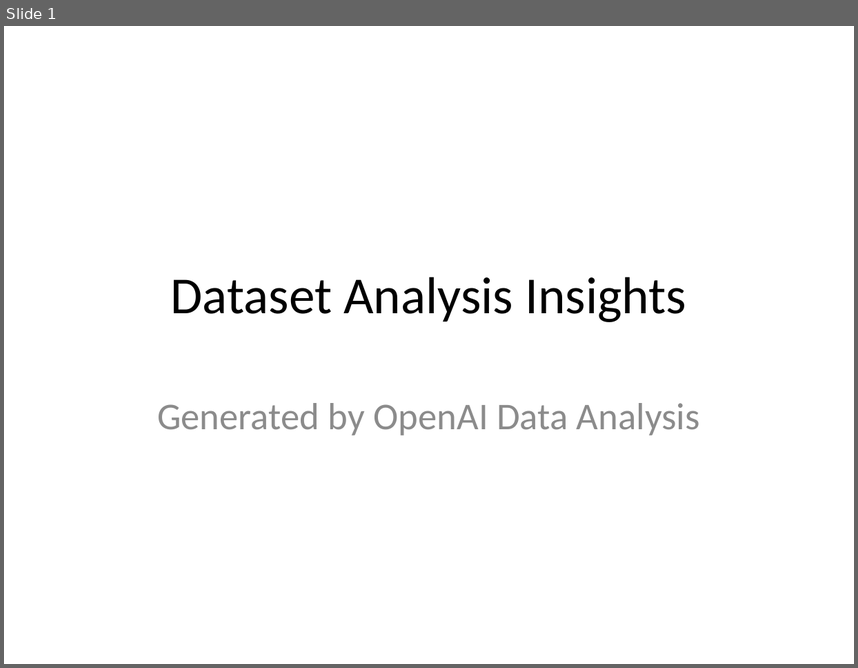
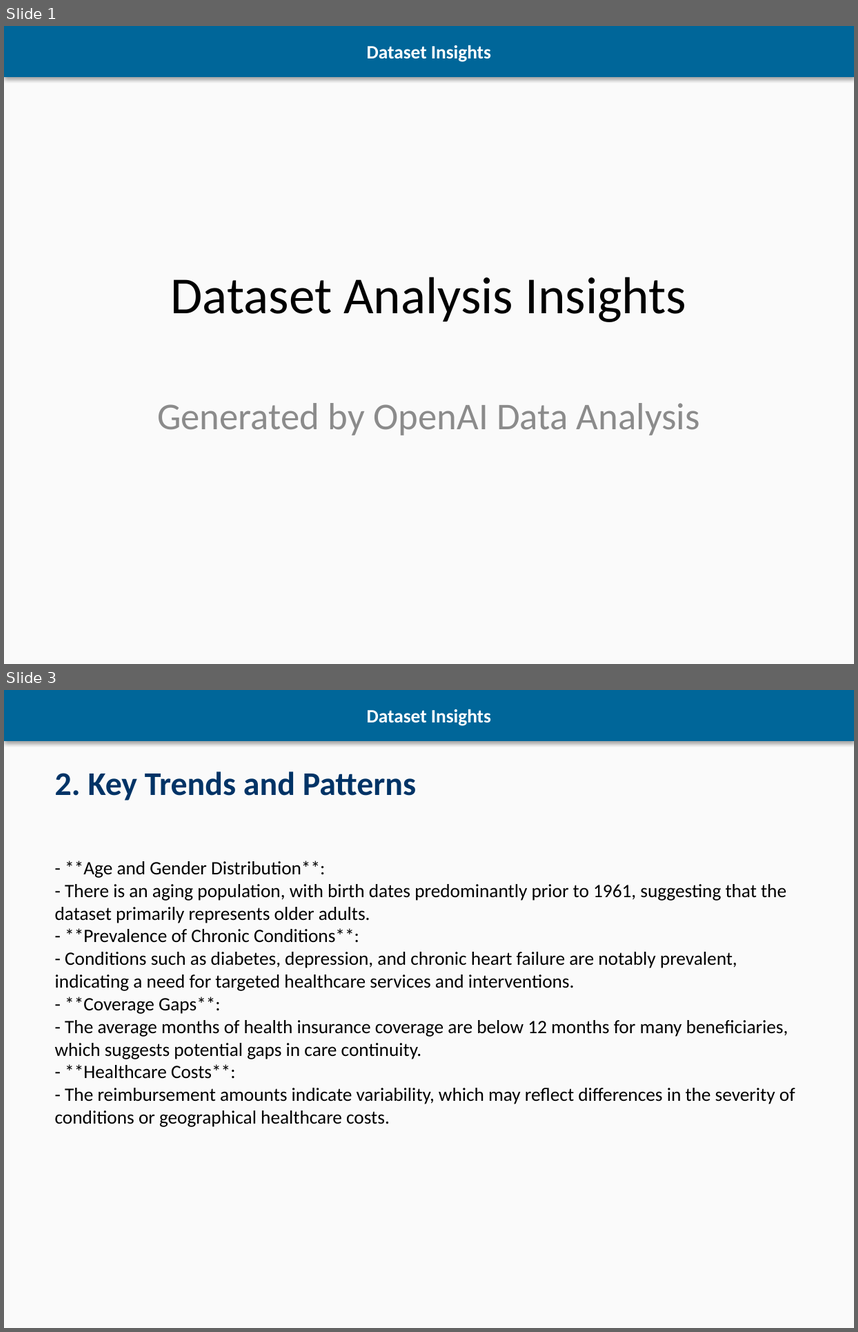
Before and after one commit to jyoung10078/elijah, a slide deck: testing/dataset_insights.pptx. Shown one above the other, each under a label of ours: slide 1 before the commit, slides 1 and 3 after it; the slides between them are not shown. The pictures are 858x668 and 858x1332 pixels, drawn with LibreOffice and Linux fonts; fonts in the diff are those of the drawing. Boxes give left, top, right and bottom in pixels: in the first picture for what was removed or moved away, otherwise in the second. Text is boxed around its words. In the diff, an @@ line names an element or a change of style, - is before the commit and + after.

```diff
--- a/testing/dataset_insights.pptx
+++ b/testing/dataset_insights.pptx
@@ slide 3 added at [4, 690, 854, 1328], background #FAFAFA @@
@@ rectangle added at [4, 690, 854, 741], fill #006699, 16 pt, text #FFFFFF, bold @@
+Dataset Insights
@@ text added at [55, 771, 416, 800], 28 pt, text #003366, bold @@
+2. Key Trends and Patterns
@@ text added at [55, 860, 795, 1127], 16 pt, text #000000 @@
+- **Age and Gender Distribution**:
+- There is an aging population, with birth dates predominantly prior to 1961, suggesting that the dataset primarily represents older adults.
+- **Prevalence of Chronic Conditions**:
+- Conditions such as diabetes, depression, and chronic heart failure are notably prevalent, indicating a need for targeted healthcare services and interventions.
+- **Coverage Gaps**:
+- The average months of health insurance coverage are below 12 months for many beneficiaries, which suggests potential gaps in care continuity.
+- **Healthcare Costs**:
+- The reimbursement amounts indicate variability, which may reflect differences in the severity of conditions or geographical healthcare costs.
@@ slide 1 changed as well @@
@@ background #FFFFFF to #FAFAFA @@
@@ rectangle added at [4, 26, 854, 77], fill #006699, 16 pt, text #FFFFFF, bold @@
+Dataset Insights
```
Also in this commit, not shown: 3 other slides added, 5 slides removed, 2 other files.
